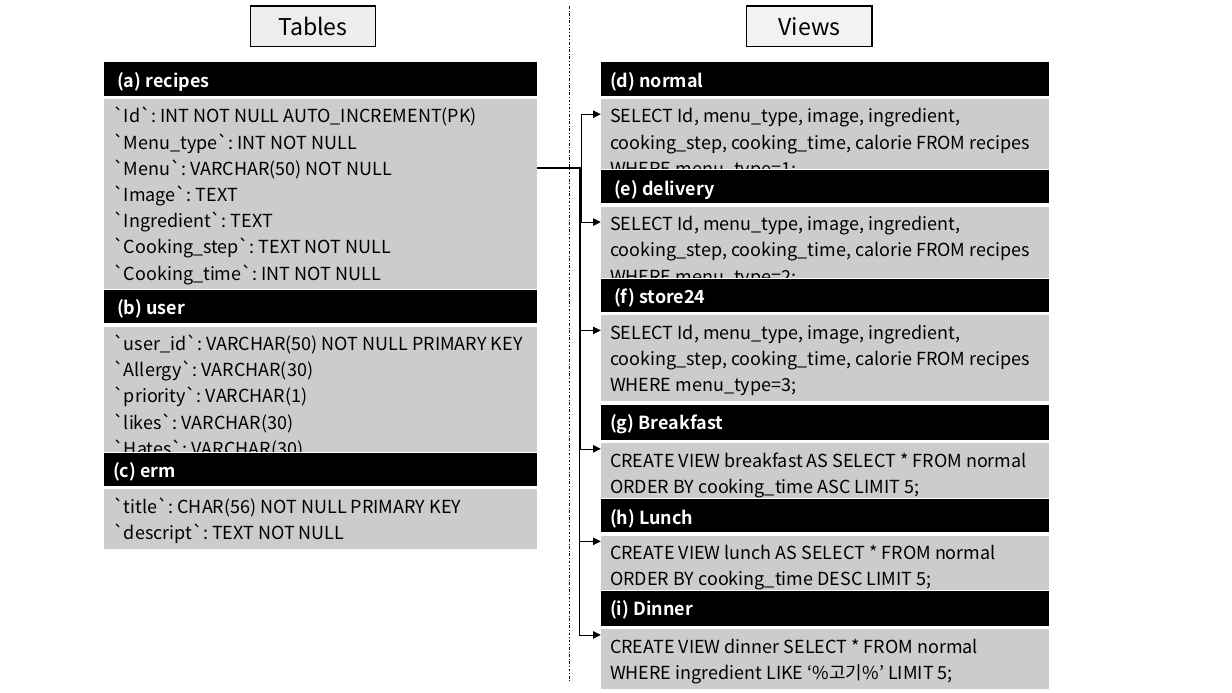
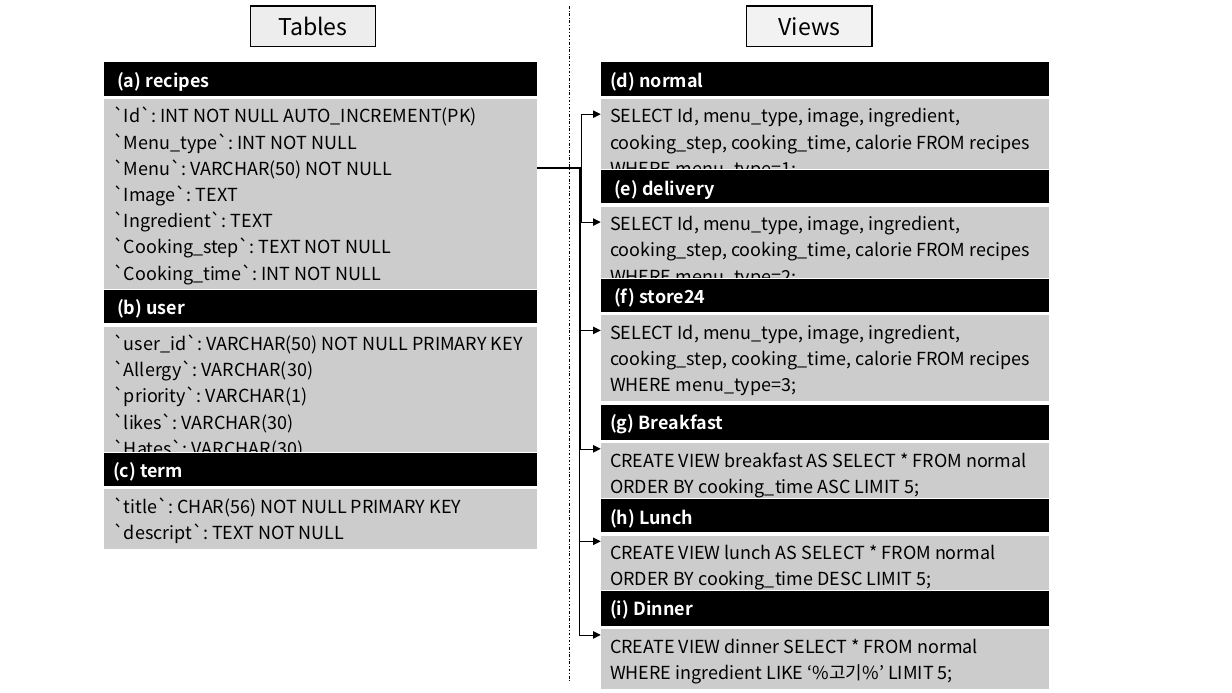
Before and after one commit to csy9608/capstone_chatbot, a slide deck: slide 8 of 설계도.pptx. Drawn at 1232x693 pixels with LibreOffice and Linux fonts; fonts in the diff are those of the drawing. Boxes give left, top, right and bottom in pixels: in the first picture for what was removed or moved away, otherwise in the second. Text is boxed around its words. In the diff, an @@ line names an element or a change of style, - is before the commit and + after.

```diff
--- a/설계도.pptx
+++ b/설계도.pptx
@@ table at bbox=[104, 452, 537, 547] @@
-row 1, column 1: (c) erm
+row 1, column 1: (c) term
```
Also in this commit, not shown: 1 slide added, 2 other files.
